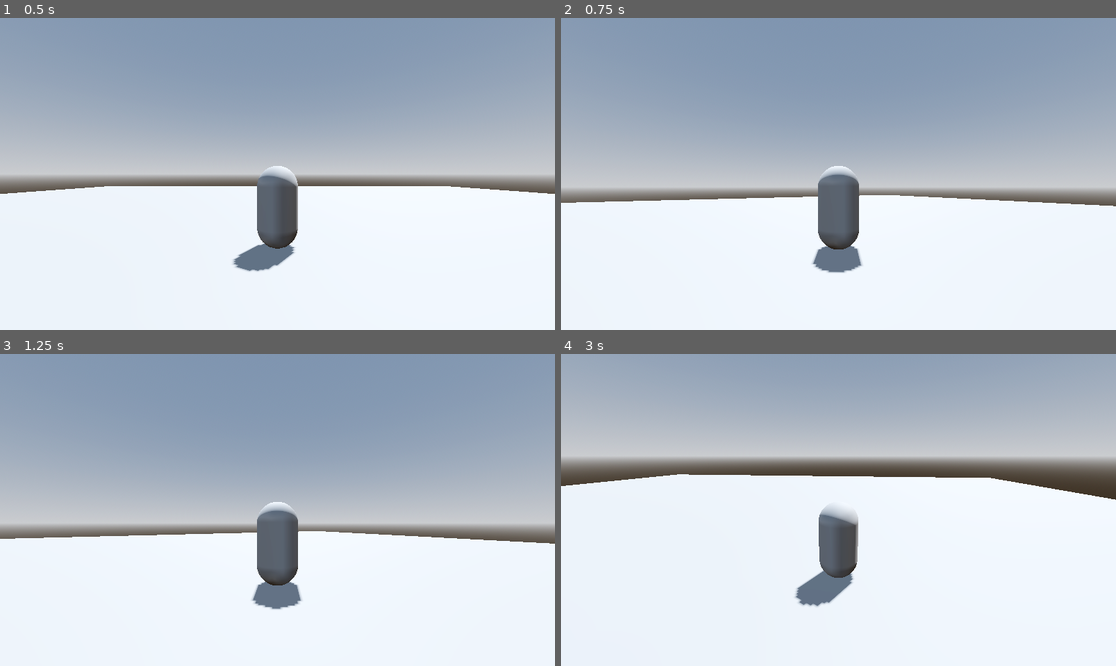
Above: before the commit, frames 1-4 (two rows, left to right).
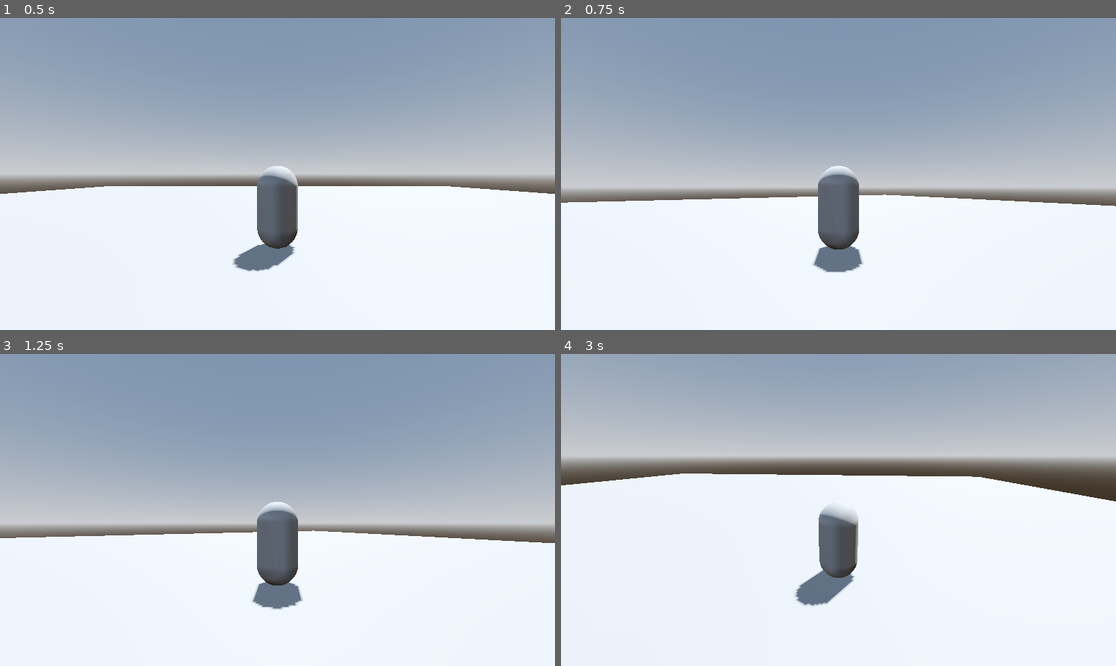
Above: after the commit, the same moments.

Repository: Zokerus/Grenzmark
Game: Godot game, scene res://scenes/world/TestMap.tscn
Two runs of this game, one before a commit and one after it. Both use one fixed random seed, a clock stepped at 60 frames per second and the inputs below. The project has no main scene, so this scene is started directly.
Inputs (mouse positions are in pixels of both pictures, inside the frame that each line leads up to):
- Up to frame 1 (0.5 s): no input
- Up to frame 2 (0.75 s): tap Enter at 0.5 s; move the mouse to (960, 158) at 0.52 s; hold D (move_right) from 0.53 s (still down)
- Up to frame 3 (1.25 s): keep holding D (move_right)
- Up to frame 4 (3 s): move the mouse to (727, 525) at 1.27 s; release D (move_right) at 1.28 s; hold S (move_backward) 1.28-2.03 s; move the mouse to (894, 441) at 2.02 s; hold D (move_right) 2.03-2.78 s; tap Space at 2.75 s; move the mouse to (810, 572) at 2.77 s; hold W (move_forward) from 2.78 s (still down)

Frame 1 is identical in both runs. In frame 2, 0.1% of the frame differs, in the area x 1-100%, y 56-82%; in frame 3, 0.2%; in frame 4, 0.4%, in the area x 0-100%, y 38-82%.

Commit message:
movement direction based on camera

Diff:
--- a/scripts/player/player_controller.gd
+++ b/scripts/player/player_controller.gd
@@ -22,7 +22,8 @@
 
 func _physics_process(delta: float) -> void:
 	handle_camera_rotation(delta)
-	handle_movement(delta)
+	var direction := get_movement_direction()
+	handle_movement(direction, delta)
 
 	# Add the gravity.
 	if not is_on_floor():
@@ -47,16 +48,23 @@
 	#$SpringArm.global_transform = vertical_pivot.global_transform
 	mouseLookDelta = Vector2.ZERO
 
-func handle_movement(delta: float) -> void:
+func get_movement_direction()-> Vector3:
+	# Get the input direction and handle the movement/deceleration.
+	# As good practice, you should replace UI actions with custom gameplay actions.
+	var input_dir := Input.get_vector("move_left", "move_right", "move_forward", "move_backward")
+	var input_vector := Vector3(input_dir.x, 0, input_dir.y).normalized()
+	return camera_yaw_pivot.transform.basis * input_vector
+
+func handle_movement(direction: Vector3, delta: float) -> void:
 	#var inputDir := Vector2(
 		#Input.get_action_strength("move_right") - Input.get_action_strength("move_left"),
 		#Input.get_action_strength("move_forward") - Input.get_action_strength("move_backward")
 		#)
-	var inputDir : =Input.get_vector("move_left", "move_right", "move_forward", "move_backward")
+	#var inputDir := Input.get_vector("move_left", "move_right", "move_forward", "move_backward")
 
-	if inputDir.length() > 1.0:
-		inputDir = inputDir.normalized()
+	#if inputDir.length() > 1.0:
+		#inputDir = inputDir.normalized()
 
-	var direction := (transform.basis * Vector3(inputDir.x, 0, inputDir.y)).normalized()
+	#var direction := (transform.basis * Vector3(inputDir.x, 0, inputDir.y)).normalized()
 	velocity.x = direction.x * moveSpeed
 	velocity.z = direction.z * moveSpeed
